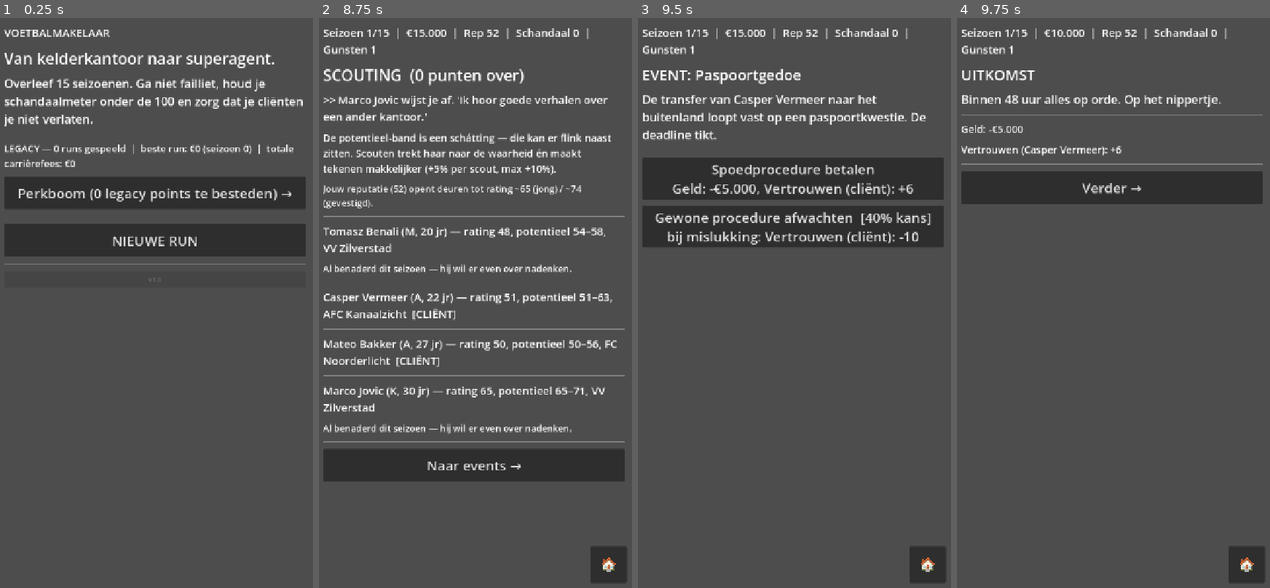
Above: before the commit, frames 1-4 (left to right).
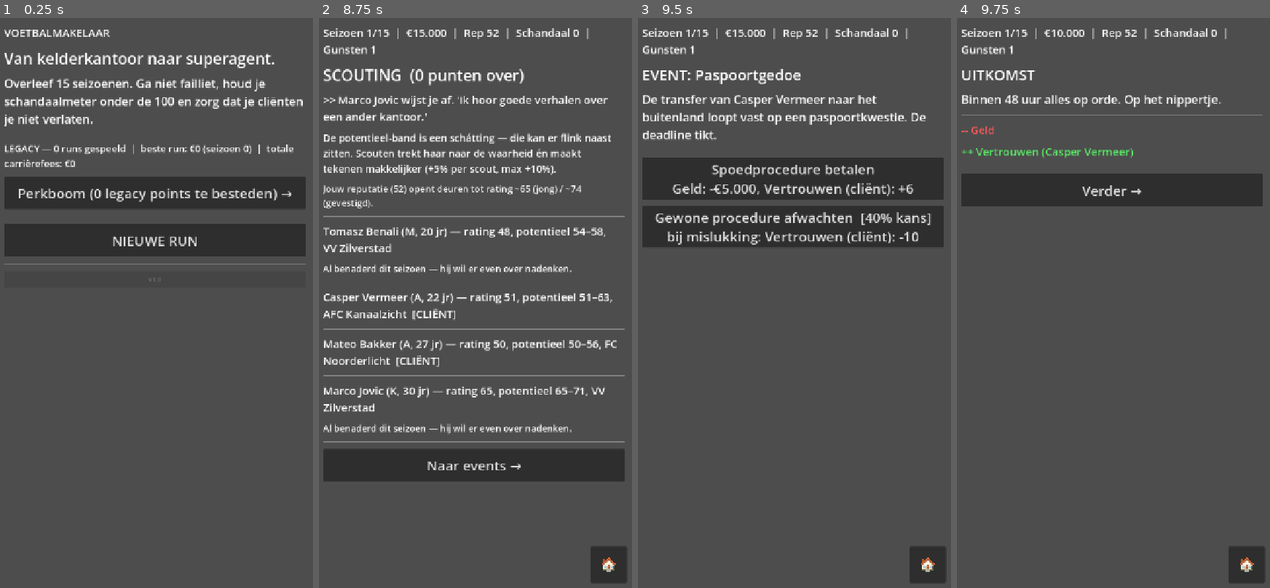
Above: after the commit, the same moments.

Repository: anassino070/Agent_game
Game: Godot game, scene res://scenes/Main.tscn
Same seed, same stepped clock (60 frames per second), same inputs: the game is played once before the commit and once after it.
Inputs:
- Up to frame 1 (0.25 s): no input
- Up to frame 2 (8.75 s): click "Perkboom (0 legacy points te …" at 0.5 s; click "🏠" at 1.25 s; click "NIEUWE RUN" at 2 s; click "Naar stalbeheer →" at 2.75 s; click "Scout (1 punt)" at 3.5 s; click "Benader als cliënt (kans 52%)" at 4.25 s; click "Scout (1 punt)" at 5 s; click "Scout (1 punt)" at 5.75 s; click "Benader als cliënt (kans 49%)" at 6.5 s; click "Benader als cliënt (kans 46%)" at 7.25 s; click "Benader als cliënt (kans 31%)" at 8 s
- Up to frame 3 (9.5 s): click "Naar events →" at 8.75 s
- Up to frame 4 (9.75 s): click "Spoedprocedure betalen Geld: …" at 9.5 s

Frames 1-3 are identical in both runs. In frame 4, 2.0% of the frame differs, in the area x 1-98%, y 18-34%.

Commit message:
event result formatting

Diff:
--- a/scripts/main.gd
+++ b/scripts/main.gd
@@ -746,13 +746,44 @@
 	return ", ".join(lines)
 
 
+# Welke kant van een effect "goed" is voor de speler — schandaal is omgekeerd
+# (hoger = slechter), de rest is hoger = beter.
+const EFFECT_LABELS := {
+	"money": "Geld", "rep": "Reputatie", "scandal": "Schandaal",
+	"favors": "Gunsten", "scout_points": "Scoutpunten",
+}
+const EFFECT_GOOD_HIGH := {
+	"money": true, "rep": true, "scandal": false, "favors": true, "scout_points": true,
+}
+
+
+func _effect_rows(effects: Dictionary, client_name: String = "") -> Array:
+	# Kwalitatieve rijen voor het uitkomstscherm: geen bedragen, alleen
+	# richting (++/--) en kleur (goed/slecht) per variabele, onder elkaar.
+	var rows: Array = []
+	for key in ["money", "rep", "scandal", "favors", "scout_points"]:
+		if effects.has(key) and int(effects[key]) != 0:
+			var v := int(effects[key])
+			var good: bool = (v > 0) == bool(EFFECT_GOOD_HIGH[key])
+			rows.append({"text": "%s %s" % ["++" if v > 0 else "--", str(EFFECT_LABELS[key])], "good": good})
+	if effects.has("trust") and int(effects.trust) != 0:
+		var v := int(effects.trust)
+		var who := client_name if client_name != "" else "cliënt"
+		rows.append({"text": "%s Vertrouwen (%s)" % ["++" if v > 0 else "--", who], "good": v > 0})
+	if effects.has("all_trust") and int(effects.all_trust) != 0:
+		var v := int(effects.all_trust)
+		rows.append({"text": "%s Vertrouwen (hele stal)" % ("++" if v > 0 else "--"), "good": v > 0})
+	return rows
+
+
 func _show_effect_lines(effects: Dictionary, client_name: String = "") -> void:
-	var lines := _effect_lines(effects, client_name)
-	if lines.is_empty():
+	var rows := _effect_rows(effects, client_name)
+	if rows.is_empty():
 		return
 	sep()
-	for line in lines:
-		lbl(line, 22)
+	for row in rows:
+		var l := lbl(str(row.text), 24)
+		l.add_theme_color_override("font_color", Color(0.35, 0.9, 0.4) if bool(row.good) else Color(1.0, 0.35, 0.35))
 
 
 # ---------------------------------------------------------------- event-minigames
